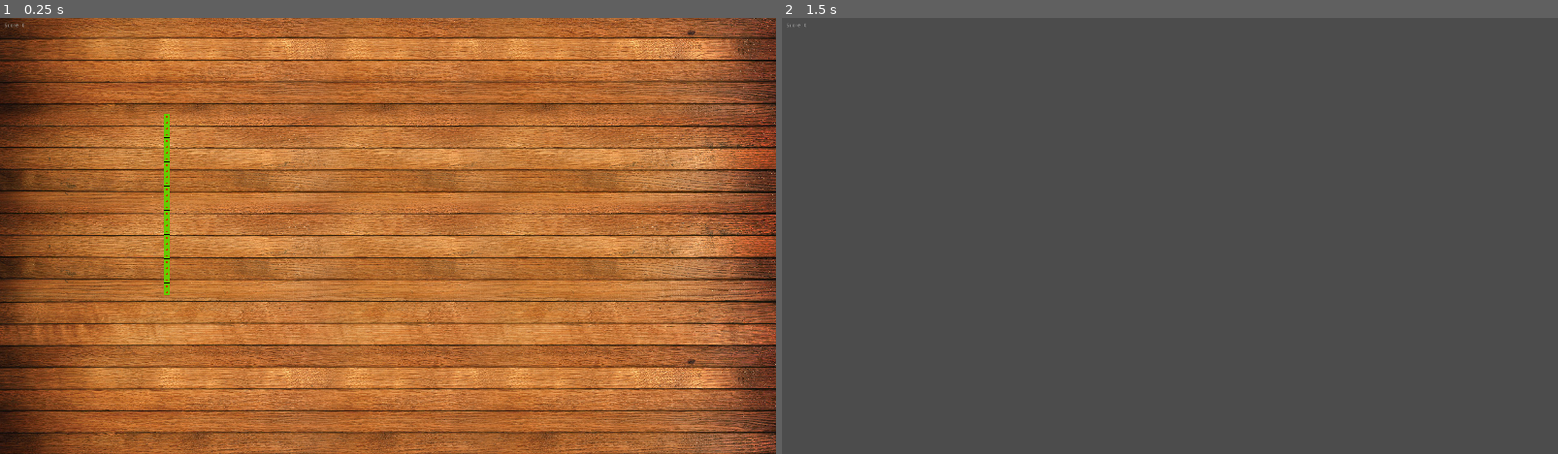
Above: before the commit, frames 1-2 (left to right).
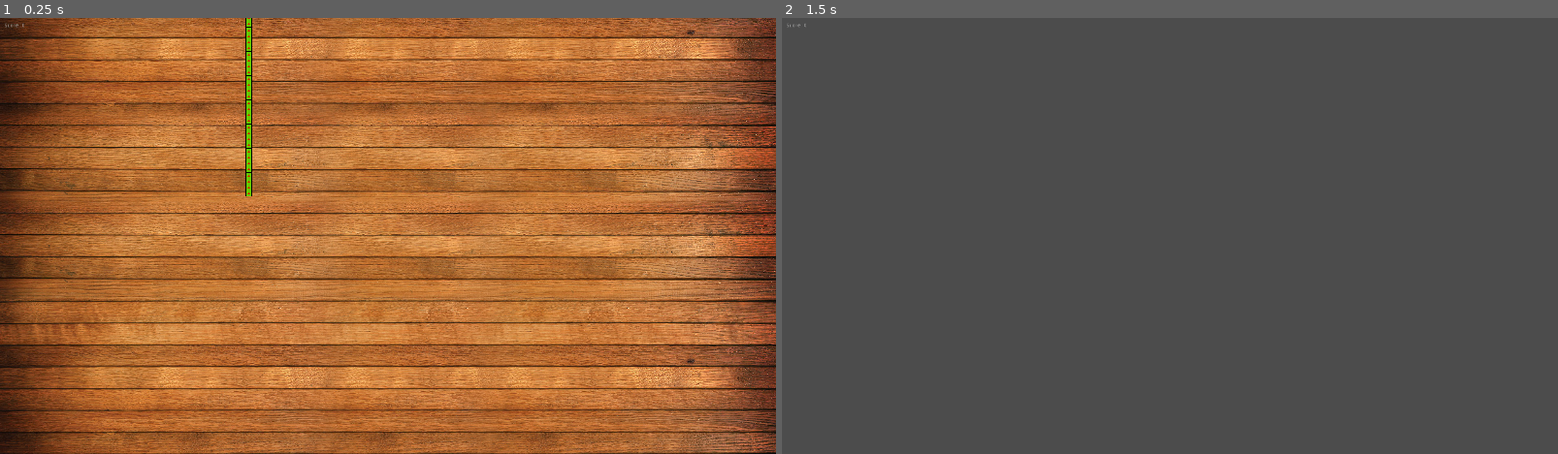
Above: after the commit, the same moments.

Repository: solangebl/godot-carcassonne
Game: Godot game, scene res://scenes/Game.tscn
Two runs of this game, one before a commit and one after it. Both use one fixed random seed, a clock stepped at 60 frames per second and the inputs below.
Inputs (mouse positions are in pixels of both pictures, inside the frame that each line leads up to):
- Up to frame 1 (0.25 s): no input
- Up to frame 2 (1.5 s): tap Enter at 0.5 s; move the mouse to (1340, 214) at 0.52 s; hold Right (ui_right) 0.53-1.25 s; hold Ctrl 0.53-1.25 s; click (1340, 214) at 0.67 s; tap Space at 1.25 s; drag from (1014, 257) to (1131, 323) at 1.27 s

The runs differ from the first frame. In frame 1, 30% of the frame differs, in the area x 0-100%, y 0-100%; in frame 2, nothing differs.

Commit message:
board move

Diff:
--- a/scenes/Game.tscn
+++ b/scenes/Game.tscn
@@ -9,14 +9,14 @@
 position = Vector2( 481, 127 )
 
 [node name="TableTop" type="Sprite" parent="."]
-position = Vector2( 481.176, 415.001 )
+position = Vector2( 479.979, 413.804 )
 scale = Vector2( 1.01175, 0.965176 )
 texture = ExtResource( 1 )
 
 [node name="HUD" parent="." instance=ExtResource( 2 )]
 
 [node name="Board" parent="." instance=ExtResource( 3 )]
-position = Vector2( -66.3162, 118.542 )
+position = Vector2( 135.797, -125.229 )
 
 [node name="Camera2D" type="Camera2D" parent="."]
 position = Vector2( 480.241, 414.57 )
